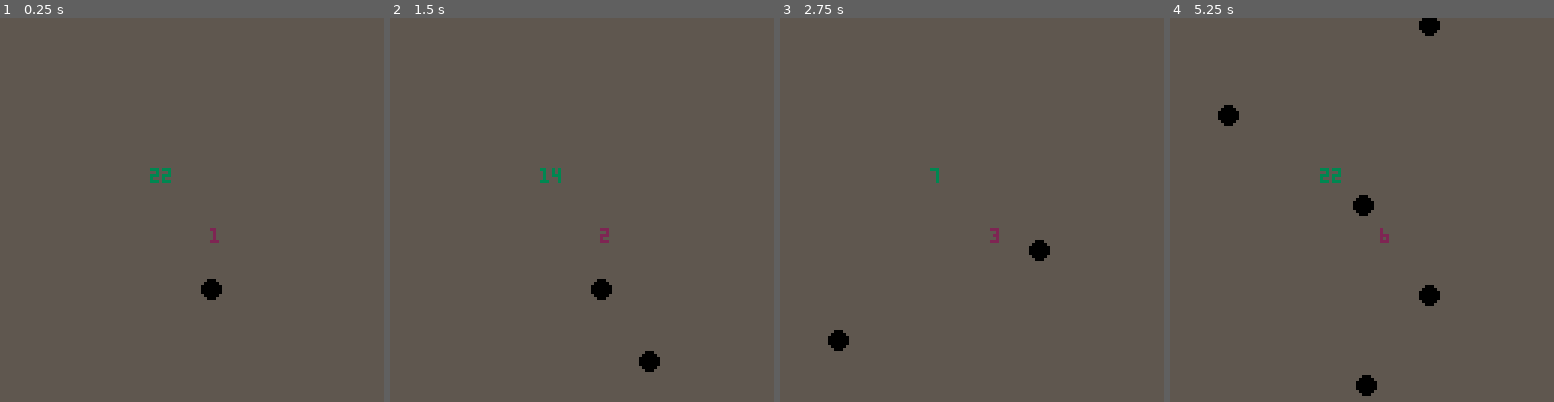
Above: before the commit, frames 1-4 (left to right).
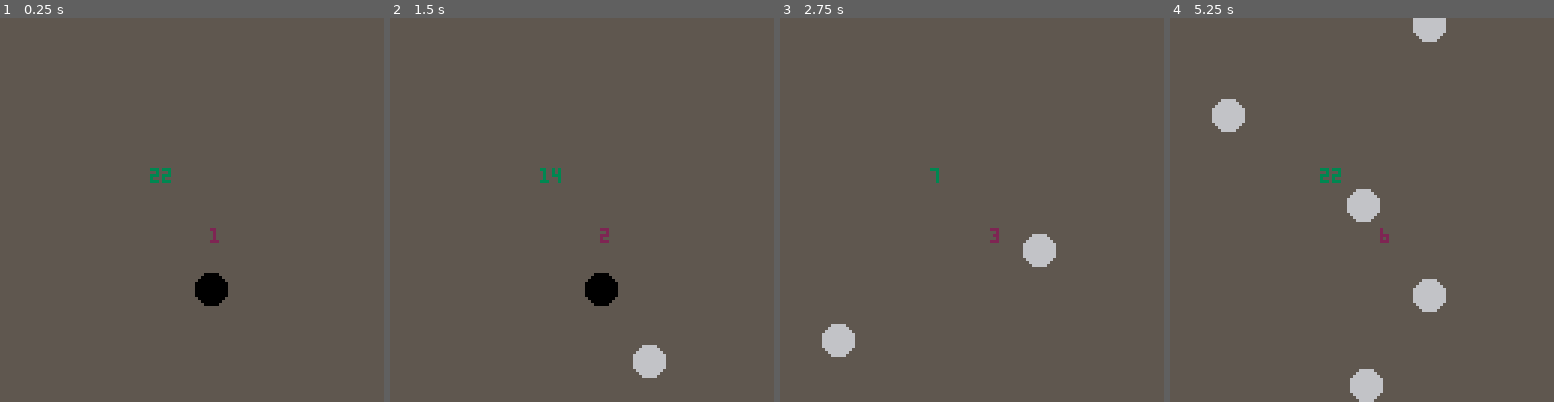
Above: after the commit, the same moments.

Repository: MCSDWVL/picopcp
Game: PICO-8 cartridge helloworld.p8
Same seed, same stepped clock (60 frames per second), same inputs: the game is played once before the commit and once after it.
Inputs:
- Up to frame 1 (0.25 s): no input
- Up to frame 2 (1.5 s): no input
- Up to frame 3 (2.75 s): hold Right 1.6-2.1 s; hold Up 2.15-2.42 s; hold Right from 2.47 s (still down)
- Up to frame 4 (5.25 s): release Right at 3.03 s; hold Left 3.08-3.58 s; hold Down 3.63-3.97 s; hold Right 4.02-4.68 s; hold Up 4.73-5.03 s; hold Left from 5.08 s (still down)

The runs differ from the first frame. In frame 1, 0.4% of the frame differs, in the area x 50-60%, y 66-75%; in frame 2, 1.0%; in frame 3, 1.2%; in frame 4, 2.8%, in the area x 10-72%, y 0-100%.

Commit message:
basic collision

Diff:
--- a/helloworld.p8
+++ b/helloworld.p8
@@ -9,6 +9,9 @@
   a={}
   a.x = x
   a.y = y
+  a.w = 5
+  a.h = 5
+  a.c=6
   a.spr = spr
   a.frame = 0
   a.frames = frames
@@ -24,7 +27,21 @@
 function draw_actor(a)
   -- todo: draw sprite
   -- spr(a.spr + a.frame, sx, sy)
-  circfill(a.x,a.y,3,spr)
+  circfill(a.x,a.y,a.w,a.c)
+end
+
+function collide()
+ for a in all(actors) do
+  if (a ~= pl) then
+  	local x=pl.x - a.x
+  	local y=pl.y - a.y
+  	if ((abs(x) < pl.w+a.w) and
+  	   (abs(y) < pl.h+a.h))
+  	then
+  	 return true
+  	end
+  end
+ end
 end
 
 function update_player(a)
@@ -32,6 +49,11 @@
   if (btn(1)) then a.dx+=player_movespeed end
   if (btn(2)) then a.dy-=player_movespeed end
   if (btn(3)) then a.dy+=player_movespeed end
+  if (collide()) then
+   a.c=9
+  else
+  	a.c=0
+  end
 end
 
 function apply_movement(a)
